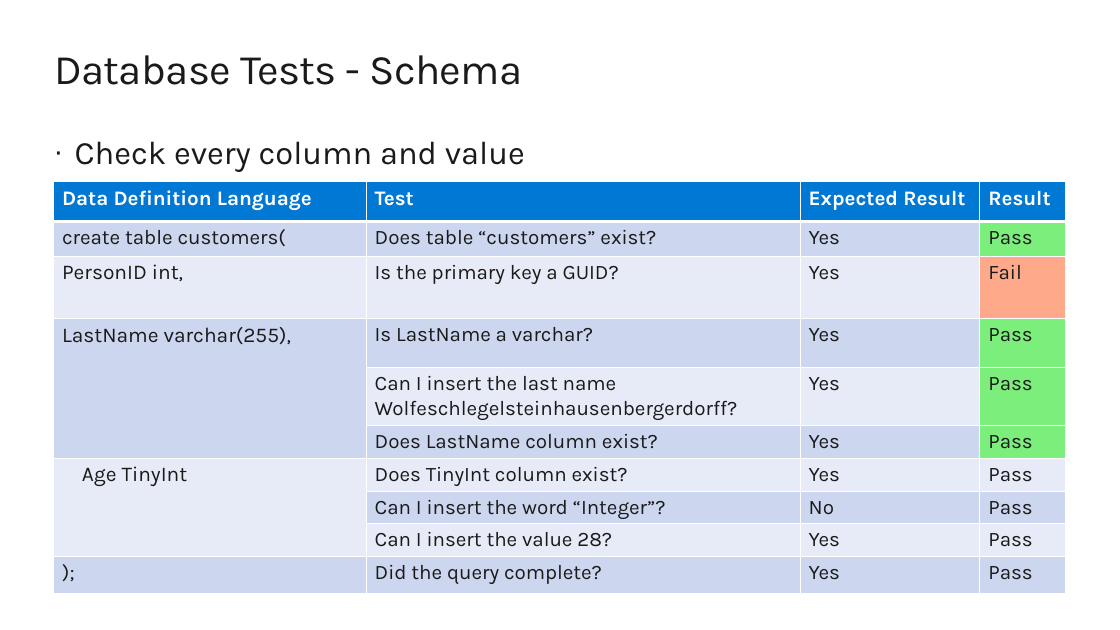
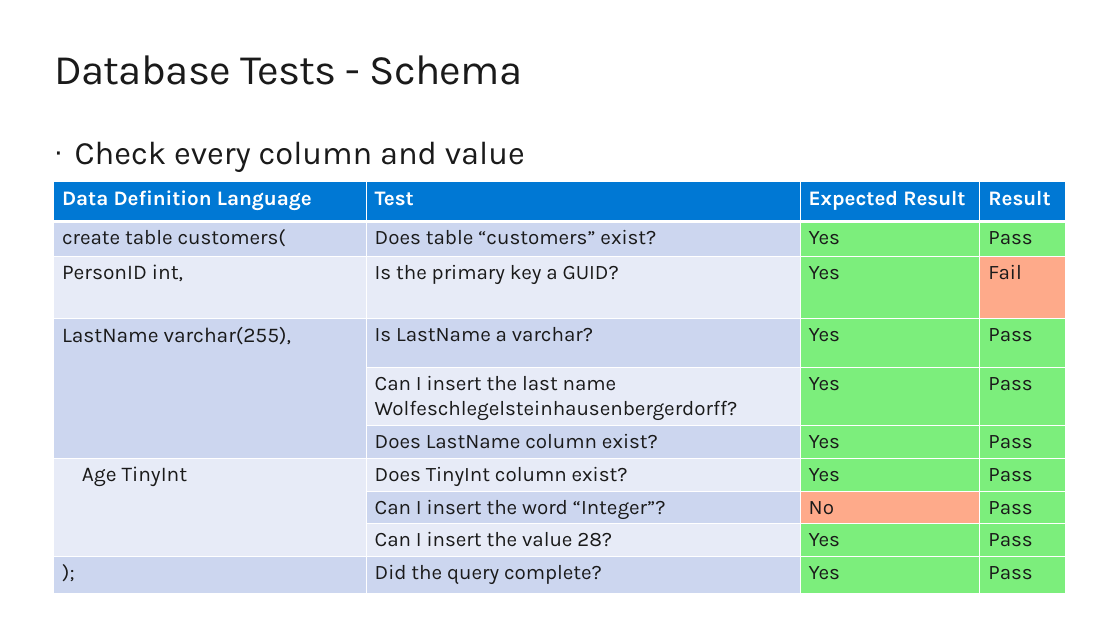
Before and after one commit to arevaloisabel/agiledataoops, a slide deck: slide 16 of presentations/Testing Intro.pptx (slide 17 before the commit). Drawn at 1120x630 pixels with LibreOffice and Linux fonts; fonts in the diff are those of the drawing; background and template pictures are left out. Boxes give left, top, right and bottom in pixels: in the first picture for what was removed or moved away, otherwise in the second. Text is boxed around its words. In the diff, an @@ line names an element or a change of style, - is before the commit and + after.

Commit message:
updates

```diff
--- a/presentations/Testing Intro.pptx
+++ b/presentations/Testing Intro.pptx
@@ table at <box>54,182,1066,598</box> @@
@@ fill #CCD6EF to #7CEE7C in 6 cells @@
@@ fill #E7ECF7 to #7CEE7C in 6 cells @@
@@ fill #CCD6EF to #FEAA8A in row 8, column 3 @@
```
Also in this commit, not shown: 1 slide removed.
